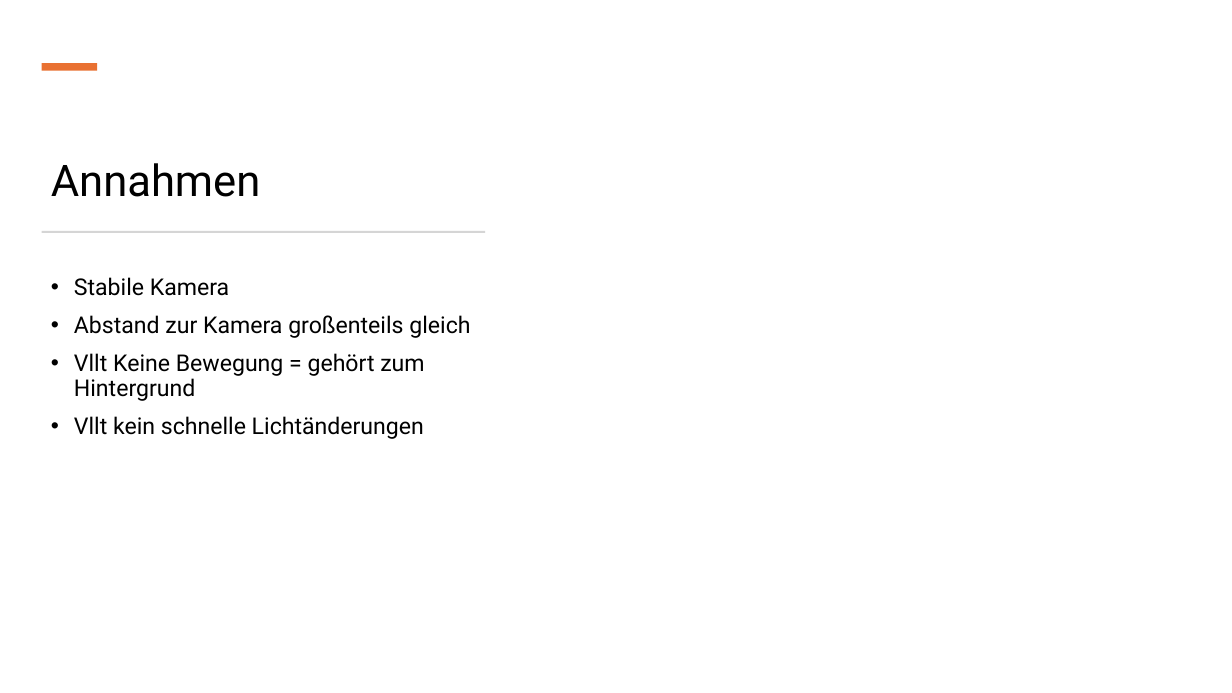
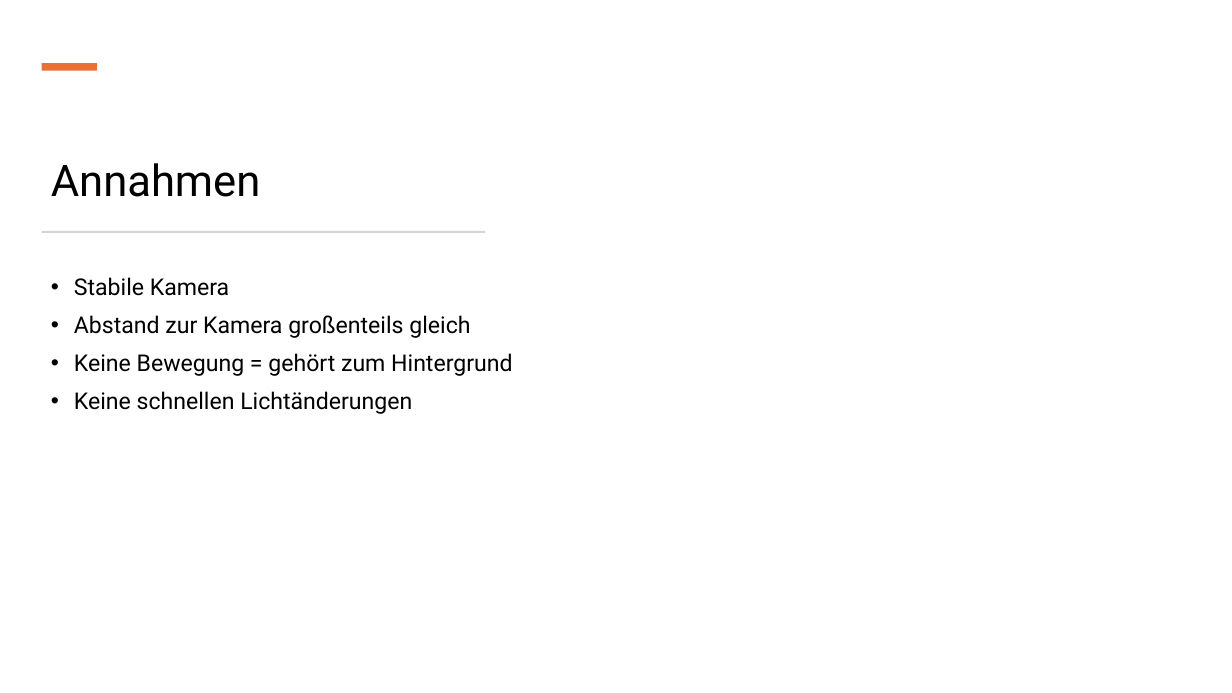
Before and after one commit to IntiGit/ComputerVisionGame, a slide deck: slide 8 of Präsentationen/Meilenstein_2.pptx. Drawn at 1232x693 pixels with LibreOffice and Linux fonts; fonts in the diff are those of the drawing. Boxes give left, top, right and bottom in pixels: in the first picture for what was removed or moved away, otherwise in the second. Text is boxed around its words. In the diff, an @@ line names an element or a change of style, - is before the commit and + after.

```diff
--- a/Präsentationen/Meilenstein_2.pptx
+++ b/Präsentationen/Meilenstein_2.pptx
@@ text at bbox=[74, 353, 512, 414]: text changed @@
-• Vllt Keine Bewegung = gehört zum Hintergrund
-• Vllt kein schnelle Lichtänderungen
+• Keine Bewegung = gehört zum Hintergrund
+• Keine schnellen Lichtänderungen
```
Also in this commit, not shown: 3 other slides changed, 7 slides added, 1 other file.
